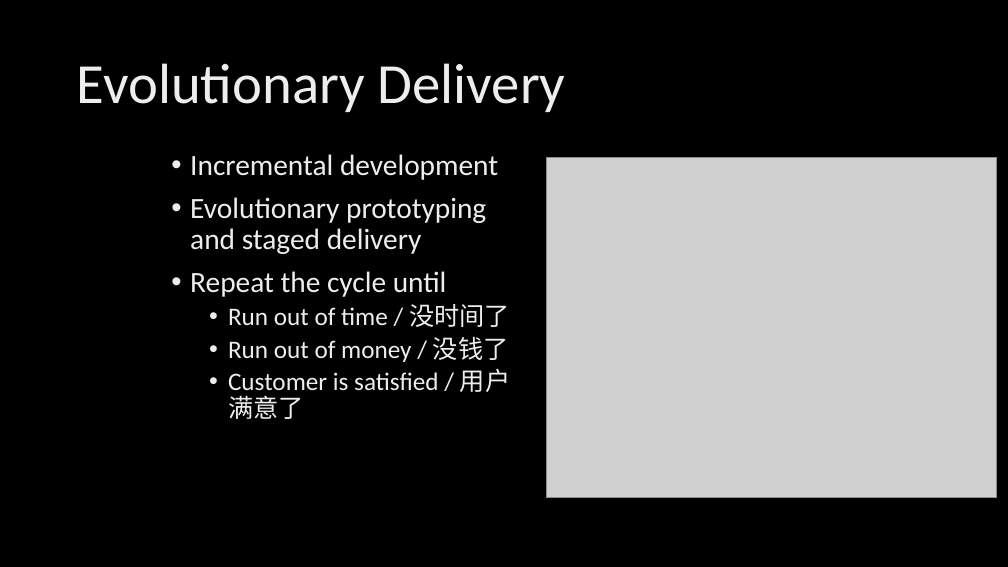
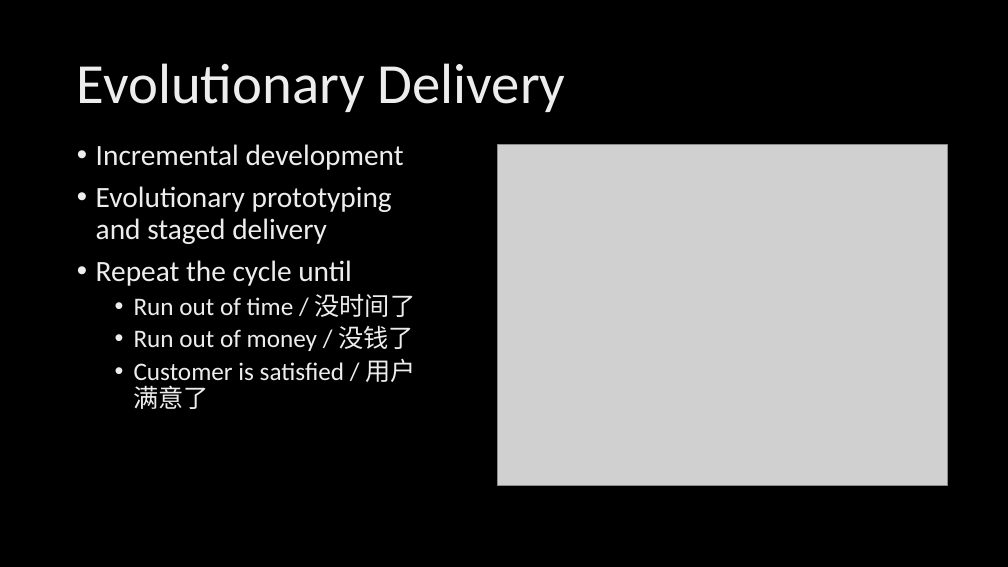
Before and after one commit to xinase/ASE, a slide deck: slide 42 of chapter5/ASE_5_Team_and_Process.pptx. Drawn at 1008x567 pixels with LibreOffice and Linux fonts; fonts in the diff are those of the drawing; grey boxes stand for pictures; background and template pictures are left out. Boxes give left, top, right and bottom in pixels: in the first picture for what was removed or moved away, otherwise in the second. Text is boxed around its words. In the diff, an @@ line names an element or a change of style, - is before the commit and + after.

```diff
--- a/chapter5/ASE_5_Team_and_Process.pptx
+++ b/chapter5/ASE_5_Team_and_Process.pptx
@@ text "Incremental development": place and size @@
-text "Incremental development" at [190, 154, 510, 419]
+text "Incremental development" at [96, 144, 416, 409]
@@ picture: place and size @@
-picture at [547, 157, 997, 498]
+picture at [498, 145, 948, 485]
```
Also in this commit, not shown: 5 other slides changed.
